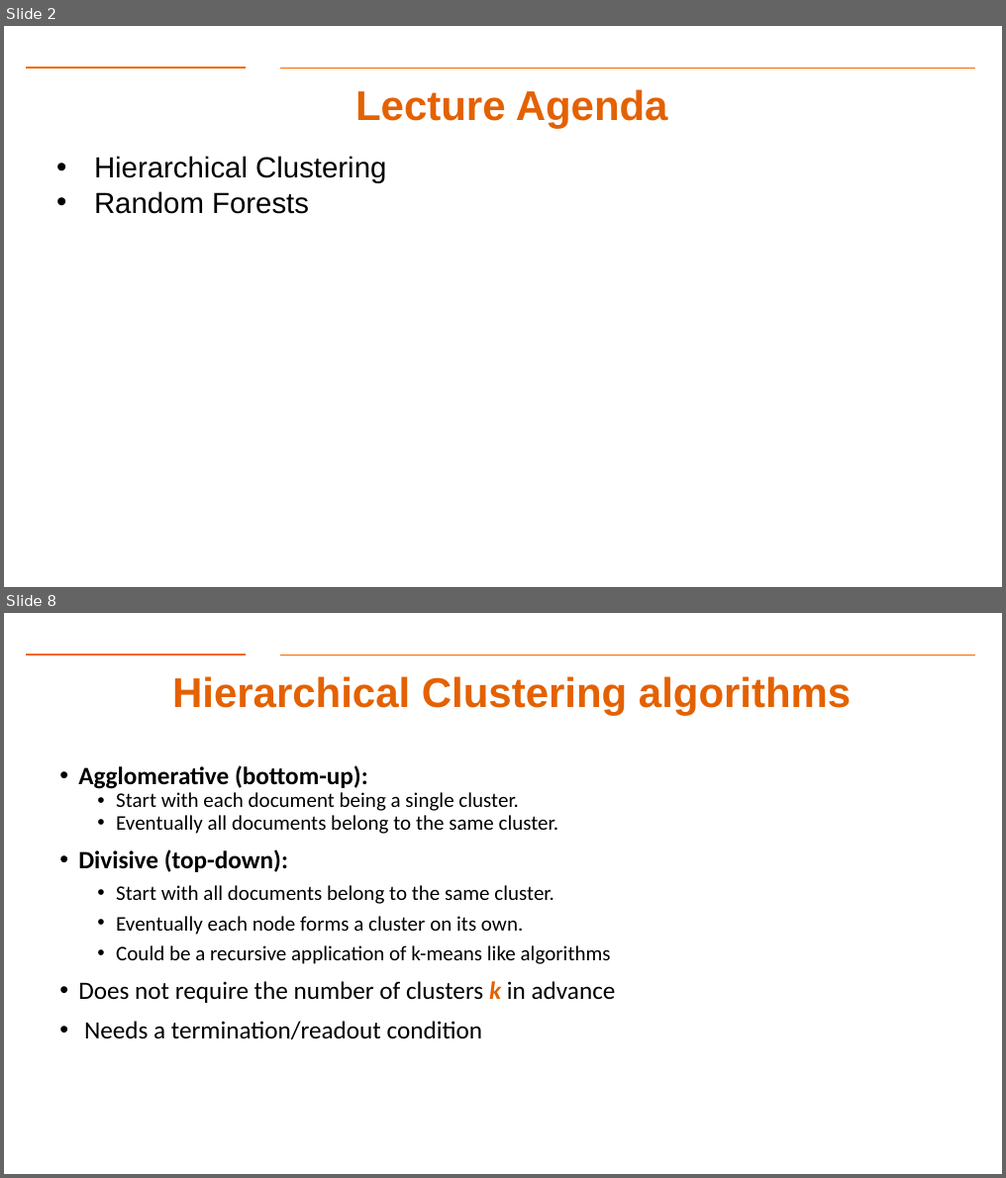
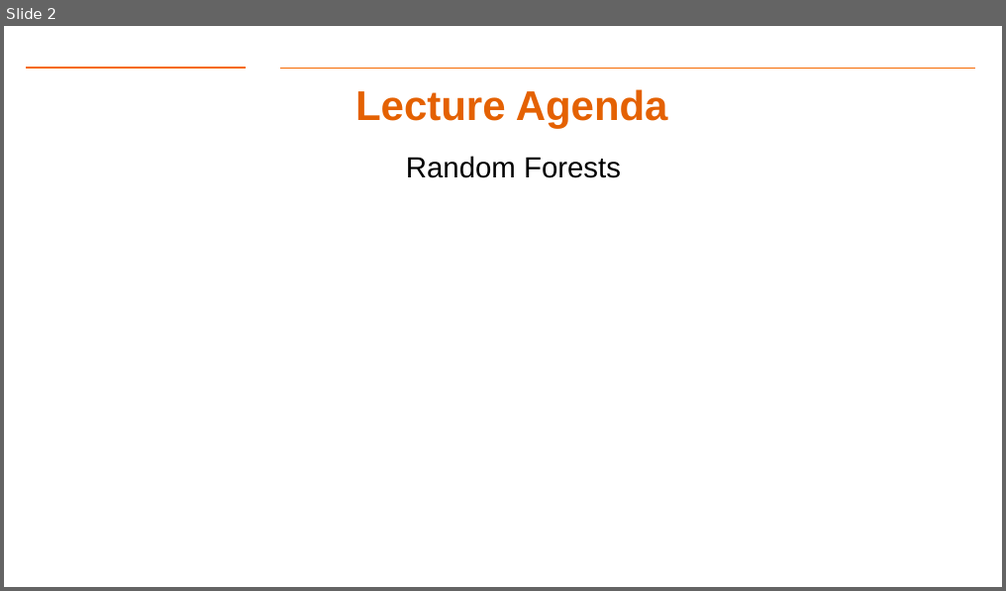
Before and after one commit to gk5951/RIT-DSCI-633-FDS, a slide deck: Syllabus/Lecture11/Lec11.pptx. Shown one above the other, each under a label of ours: slides 2 and 8 before the commit, slide 2 after it; the slides between them are not shown. The pictures are 1006x1178 and 1006x591 pixels, drawn with LibreOffice and Linux fonts; fonts in the diff are those of the drawing; background and template pictures are left out. Boxes give left, top, right and bottom in pixels: in the first picture for what was removed or moved away, otherwise in the second. Text is boxed around its words. In the diff, an @@ line names an element or a change of style, - is before the commit and + after.

```diff
--- a/Syllabus/Lecture11/Lec11.pptx
+++ b/Syllabus/Lecture11/Lec11.pptx
@@ slide 8 removed at (x1=4, y1=613, x2=1002, y2=1174), background #FFFFFF; not listed: 2 template elements that a slide beside it also shows @@
@@ title removed at (x1=172, y1=676, x2=850, y2=715) @@
-Hierarchical Clustering algorithms
@@ text removed at (x1=78, y1=765, x2=616, y2=1040) @@
-• Agglomerative (bottom-up):
-  • Start with each document being a single cluster.
-  • Eventually all documents belong to the same cluster.
-• Divisive (top-down):
-  • Start with all documents belong to the same cluster.
-  • Eventually each node forms a cluster on its own.
-  • Could be a recursive application of k-means like algorithms
-• Does not require the number of clusters k in advance
-• Needs a termination/readout condition
@@ slide 2 changed as well @@
@@ text "Random Forests" at (x1=406, y1=156, x2=621, y2=178): bullet • to none @@
@@ text at (x1=94, y1=156, x2=386, y2=183): paragraph removed @@
-• Hierarchical Clustering
```
Also in this commit, not shown: 2 other slides changed, 7 slides added, 14 other slides removed, 7 other files.
